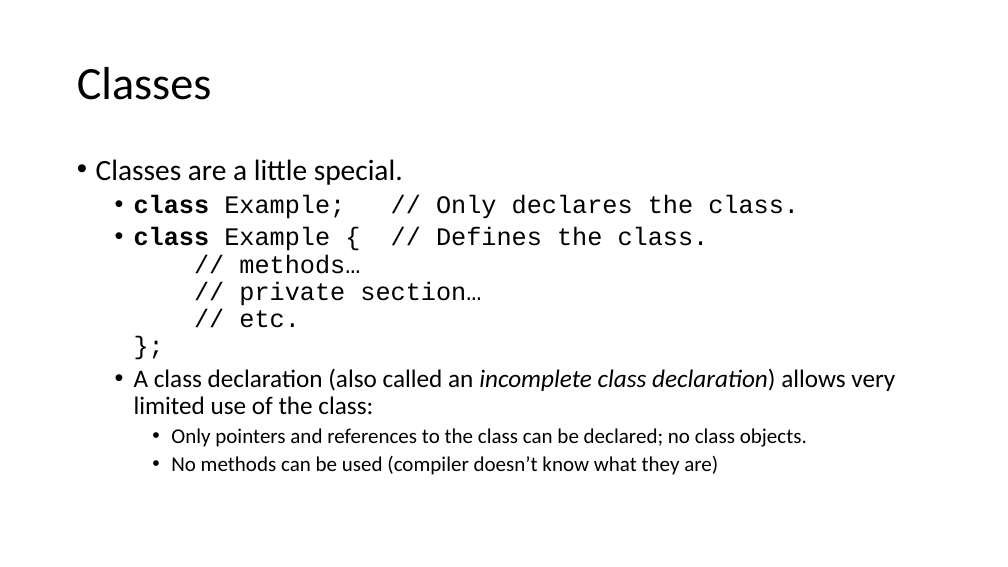
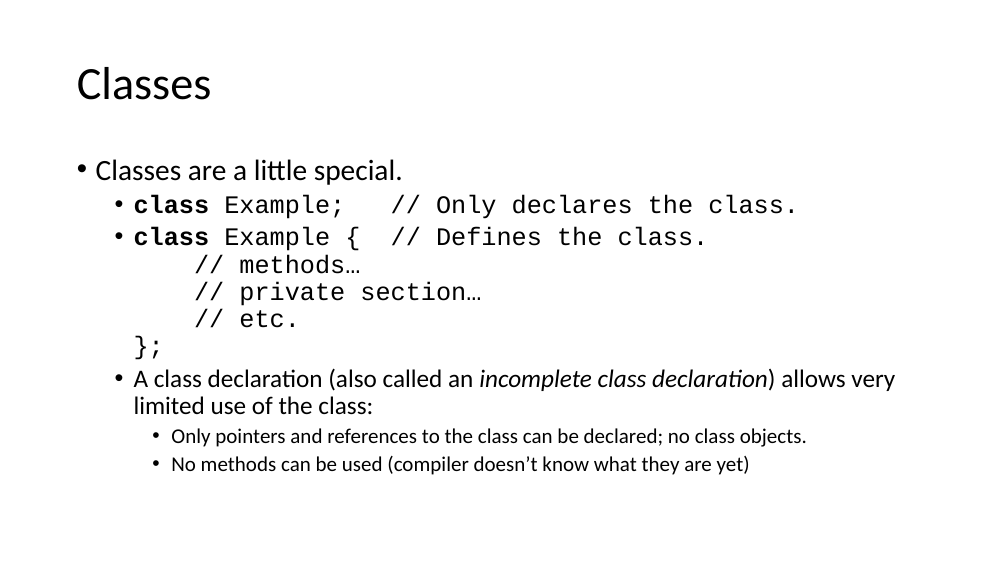
Before and after one commit to pchapin/cpp, a slide deck: slide 5 of Presentations/Modules.pptx. Drawn at 1008x567 pixels with LibreOffice and Linux fonts; fonts in the diff are those of the drawing. Boxes give left, top, right and bottom in pixels: in the first picture for what was removed or moved away, otherwise in the second. Text is boxed around its words. In the diff, an @@ line names an element or a change of style, - is before the commit and + after.

```diff
--- a/Presentations/Modules.pptx
+++ b/Presentations/Modules.pptx
@@ text at [171, 456, 750, 475]: text changed @@
-    • No methods can be used (compiler doesn’t know what they are)
+    • No methods can be used (compiler doesn’t know what they are yet)
```
Also in this commit, not shown: 7 other slides changed, 8 slides added.
